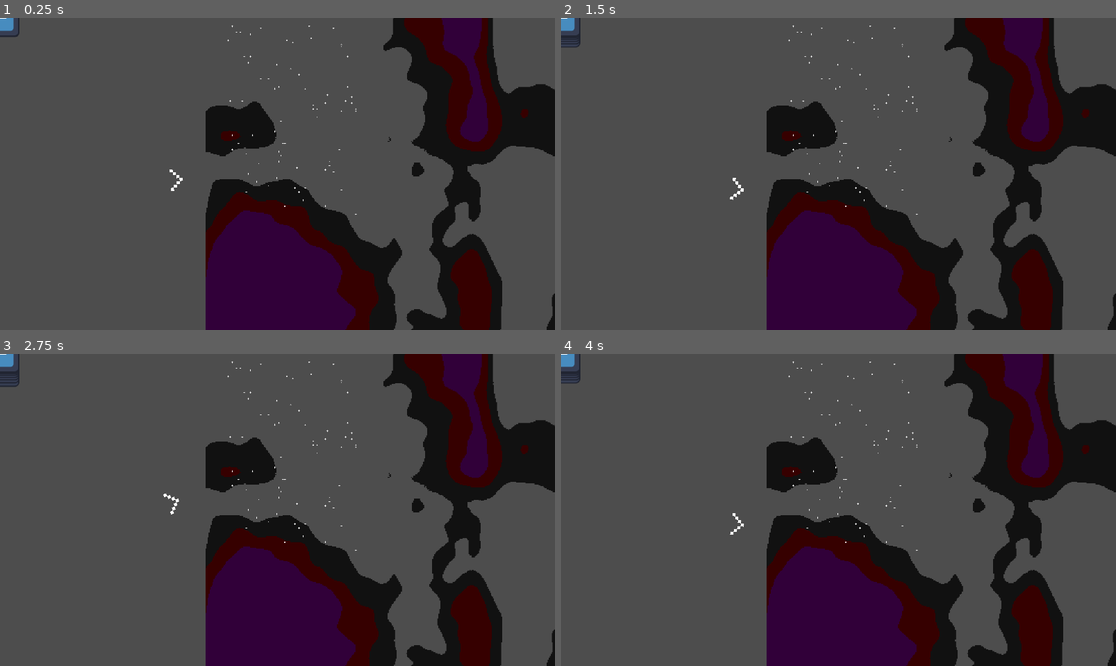
Above: before the commit, frames 1-4 (two rows, left to right).
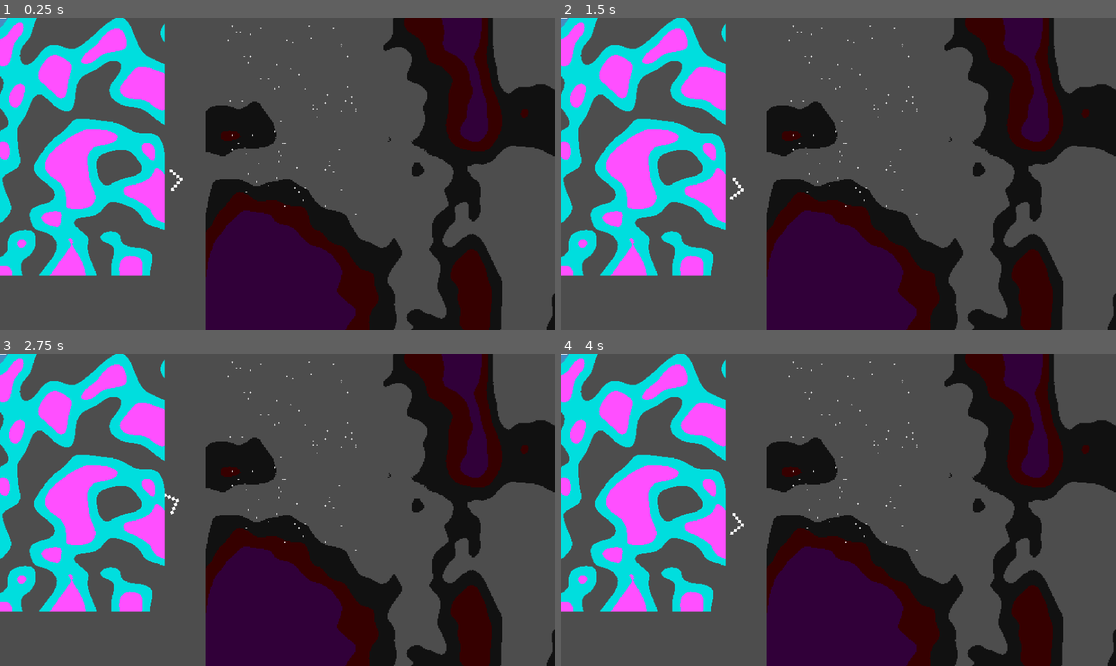
Above: after the commit, the same moments.

Repository: Middovaar/DeepGames-II
Game: Godot game, scene res://# Assets/Art/Douglas-Testing-Scene.tscn
Same seed, same stepped clock (60 frames per second), same inputs: the game is played once before the commit and once after it. This scene is started directly instead of the project's main scene. The engine's default icon, where the game draws it, is replaced by a stand-in: a white triangle on a blue panel in a dark square.
Inputs (mouse positions are in pixels of both pictures, inside the frame that each line leads up to):
- Up to frame 1 (0.25 s): no input
- Up to frame 2 (1.5 s): tap Enter at 0.5 s; move the mouse to (960, 158) at 0.52 s; hold D (right) 0.53-1.28 s; tap Space at 1.25 s; move the mouse to (727, 189) at 1.27 s; hold S (down) from 1.28 s (still down)
- Up to frame 3 (2.75 s): tap Enter at 2 s; move the mouse to (333, 441) at 2.02 s; release S (down) at 2.03 s; hold D (right) from 2.03 s (still down)
- Up to frame 4 (4 s): tap Space at 2.75 s; move the mouse to (810, 572) at 2.77 s; release D (right) at 2.78 s; hold W (up) 2.78-3.53 s; tap Enter at 3.5 s; move the mouse to (1005, 556) at 3.52 s; hold A (left) from 3.53 s (still down)

The runs differ from the first frame. In frame 1, 15% of the frame differs, in the area x 0-30%, y 0-83%; in frame 2, 15%; in frame 3, 15%; in frame 4, 15%.

Commit message:
trying space noise in world space

Diff:
--- a/# Assets/Art/Douglas-Testing-Scene.tscn
+++ b/# Assets/Art/Douglas-Testing-Scene.tscn
@@ -80,8 +80,8 @@
 
 [node name="TextureRect3" type="TextureRect" parent="." unique_id=2080436637]
 material = SubResource("ShaderMaterial_fabh7")
-offset_left = 2105.0
-offset_top = -121.0
-offset_right = 3225.0
-offset_bottom = 1130.0
+offset_left = -550.0
+offset_top = -360.0
+offset_right = 570.0
+offset_bottom = 891.0
 texture = ExtResource("3_mde2k")
--- a/# Assets/Art/Shaders/space_noise.gdshader
+++ b/# Assets/Art/Shaders/space_noise.gdshader
@@ -1,13 +1,12 @@
 shader_type canvas_item;
 
-// Assign your NoiseTexture2D here in the Inspector
+render_mode world_vertex_coords;
 uniform sampler2D noise_texture : filter_nearest, repeat_enable;
 uniform float scale = 0.01;
 uniform float min_scale = 0.01;
 
 void fragment() {
-    vec2 world_pos = (SCREEN_UV / SCREEN_PIXEL_SIZE);
-    world_pos = (vec4(world_pos, 0.0, 1.0)).xy;
+    vec2 world_pos = VERTEX;
 
     vec4 noise = texture(noise_texture, world_pos * scale * min_scale);
 
Not shown: 1 places in # Assets/Art/Douglas-Testing-Scene.tscn that only renumber resources
